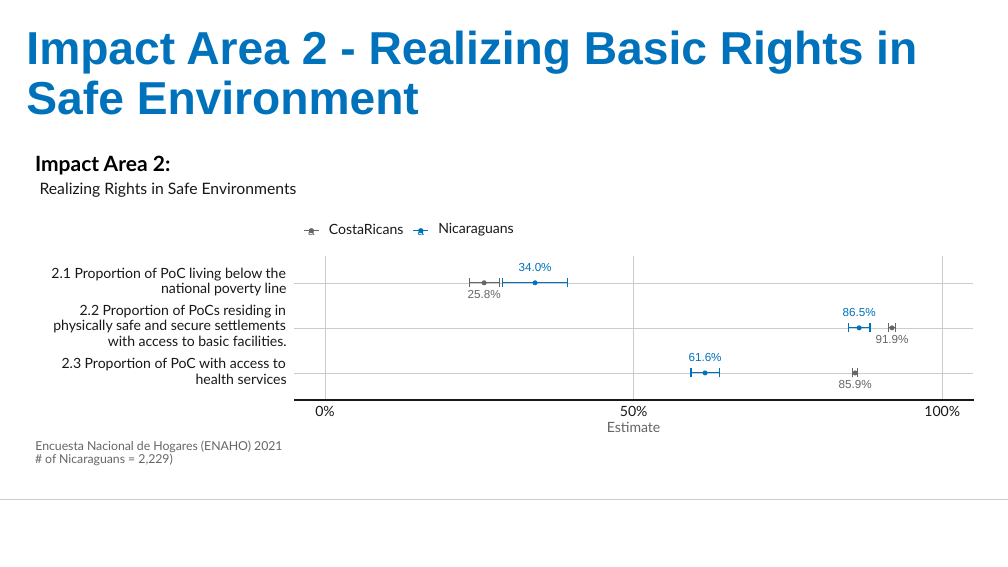
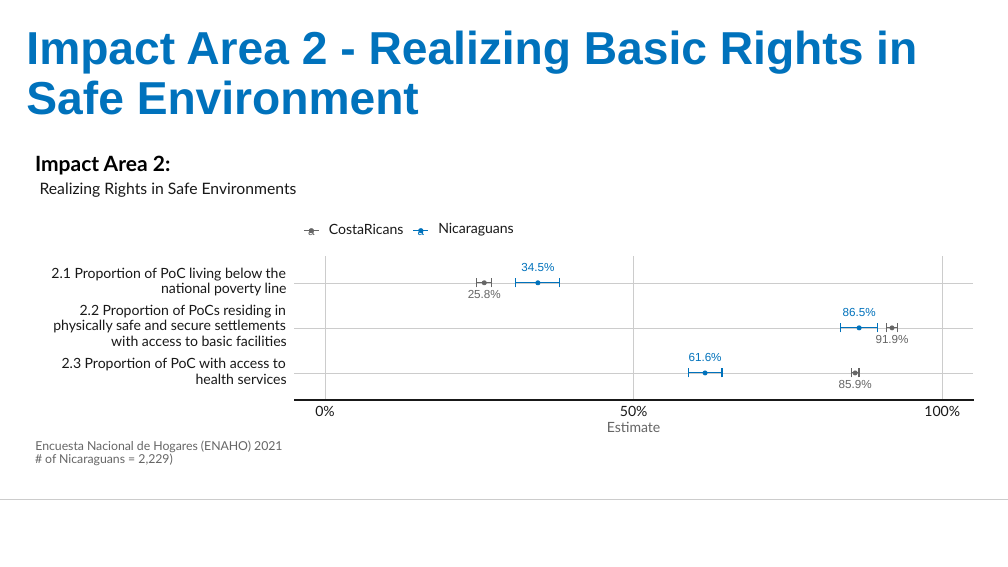
Before and after one commit to UNHCR-CostaRica/ENAHO_2021, a slide deck: slide 4 of COSTA-RICA---RBM-Impact-Indicators-from-ENAHO.pptx. Drawn at 1008x567 pixels with LibreOffice and Linux fonts; fonts in the diff are those of the drawing; background and template pictures are left out. Boxes give left, top, right and bottom in pixels: in the first picture for what was removed or moved away, otherwise in the second. Text is boxed around its words. In the diff, an @@ line names an element or a change of style, - is before the commit and + after.

```diff
--- a/COSTA-RICA---RBM-Impact-Indicators-from-ENAHO.pptx
+++ b/COSTA-RICA---RBM-Impact-Indicators-from-ENAHO.pptx
@@ text at (521,263,554,271): text changed @@
-34.0%
+34.5%
@@ outline #0072BC 1.07 pt to #666666 1.07 pt in 5 elements at (492,278,492,287), (477,278,477,287), (898,324,898,333), (886,324,886,333), (477,283,492,283) @@
@@ freeform shape: place and size @@
-freeform shape at (848,324,848,333)
+freeform shape at (477,278,477,287)
@@ freeform shape: place and size @@
-freeform shape at (848,328,870,328)
+freeform shape at (477,283,492,283)
@@ freeform shape: place and size @@
-freeform shape at (870,324,870,333)
+freeform shape at (492,278,492,287)
@@ freeform shape removed at (503,283,568,283) @@
@@ freeform shape: place and size @@
-freeform shape at (470,278,470,287)
+freeform shape at (516,278,516,287)
@@ freeform shape: place and size @@
-freeform shape at (470,283,500,283)
+freeform shape at (516,283,560,283)
@@ freeform shape: place and size @@
-freeform shape at (499,278,499,287)
+freeform shape at (560,278,560,287)
@@ outline #666666 1.07 pt to #0072BC 1.07 pt in 6 elements at (878,324,878,333), (516,278,516,287), (841,324,841,333), (560,278,560,287), (516,283,560,283), (841,328,878,328) @@
@@ freeform shape: place and size @@
-freeform shape at (889,324,889,333)
+freeform shape at (841,324,841,333)
@@ freeform shape: place and size @@
-freeform shape at (889,328,895,328)
+freeform shape at (841,328,878,328)
@@ freeform shape: place and size @@
-freeform shape at (895,324,895,333)
+freeform shape at (878,324,878,333)
@@ freeform shape: place and size @@
-freeform shape at (691,368,691,377)
+freeform shape at (886,324,886,333)
@@ freeform shape added at (886,328,898,328), outline #666666 1.07 pt @@
@@ freeform shape: place and size @@
-freeform shape at (719,368,719,377)
+freeform shape at (898,324,898,333)
@@ text at (111,335,287,346): text changed @@
-with access to basic facilities.
+with access to basic facilities
@@ outline redrawn in 3 elements at (859,368,859,377), (851,373,859,373), (688,373,722,373) @@
@@ freeform shape: place and size @@
-freeform shape at (503,278,503,287)
+freeform shape at (688,368,688,377)
@@ freeform shape: place and size @@
-freeform shape at (568,278,568,287)
+freeform shape at (722,368,722,377)
```
Also in this commit, not shown: 3 other slides changed, 4 other files.
